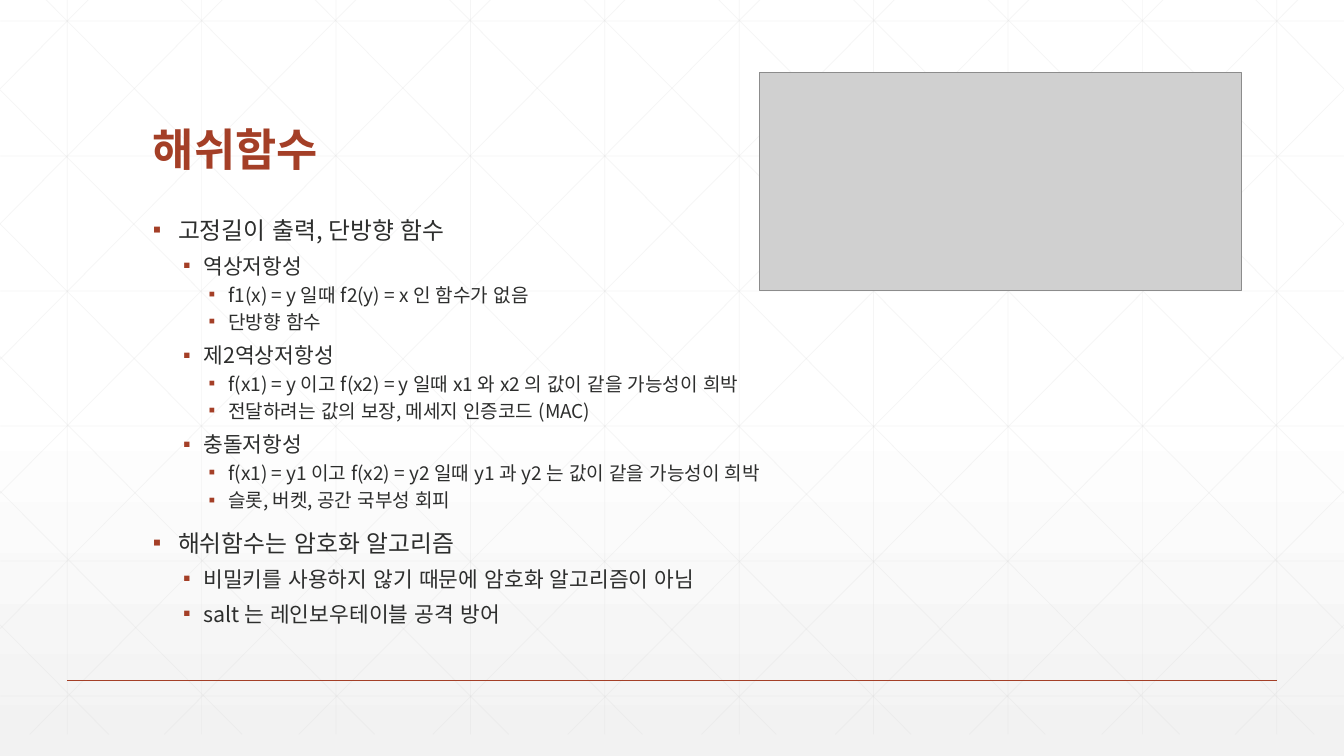
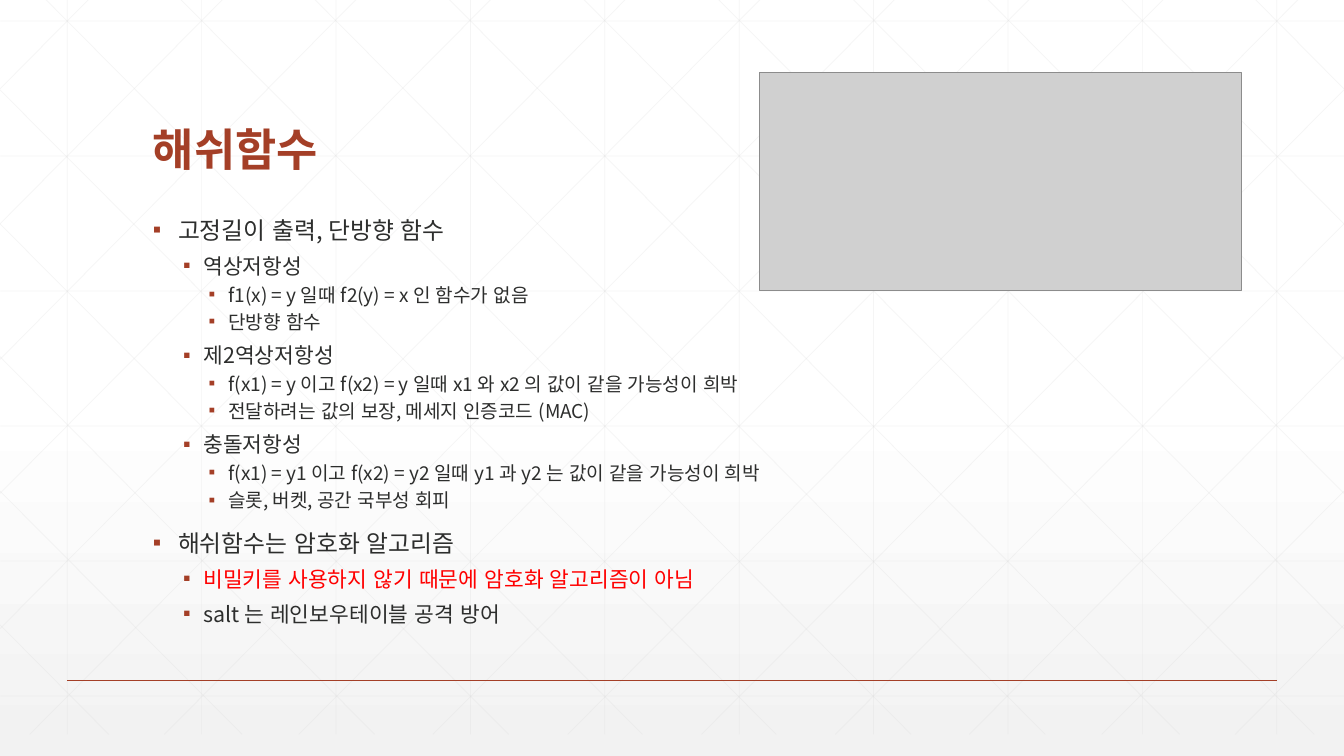
Before and after one commit to zeroshift01/code5, a slide deck: slide 3 of inflearn06/doc/6.암호화기능을구현합니다.pptx. Drawn at 1344x756 pixels with LibreOffice and Linux fonts; fonts in the diff are those of the drawing; grey boxes stand for pictures. Boxes give left, top, right and bottom in pixels: in the first picture for what was removed or moved away, otherwise in the second. Text is boxed around its words. In the diff, an @@ line names an element or a change of style, - is before the commit and + after.

```diff
--- a/inflearn06/doc/6.암호화기능을구현합니다.pptx
+++ b/inflearn06/doc/6.암호화기능을구현합니다.pptx
@@ text at (203,569,694,589): text colour #2D2E2D to #FF0000 in "비밀키를 사용하지 않기 때문에 암호화 알고리즘이 아님" @@
```
Also in this commit, not shown: 3 other slides changed, 3 slides added, 2 slides removed, 46 other files.
